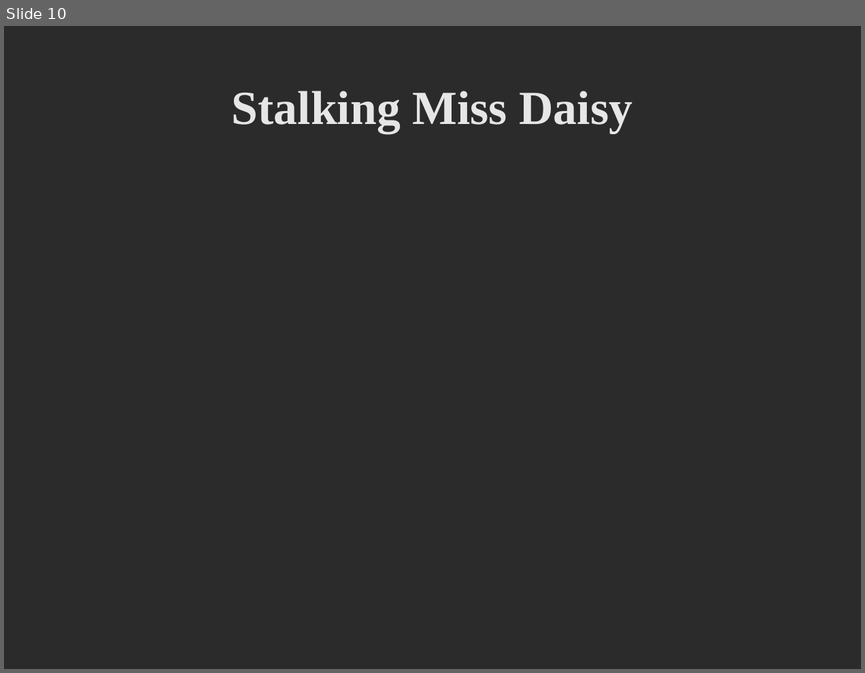
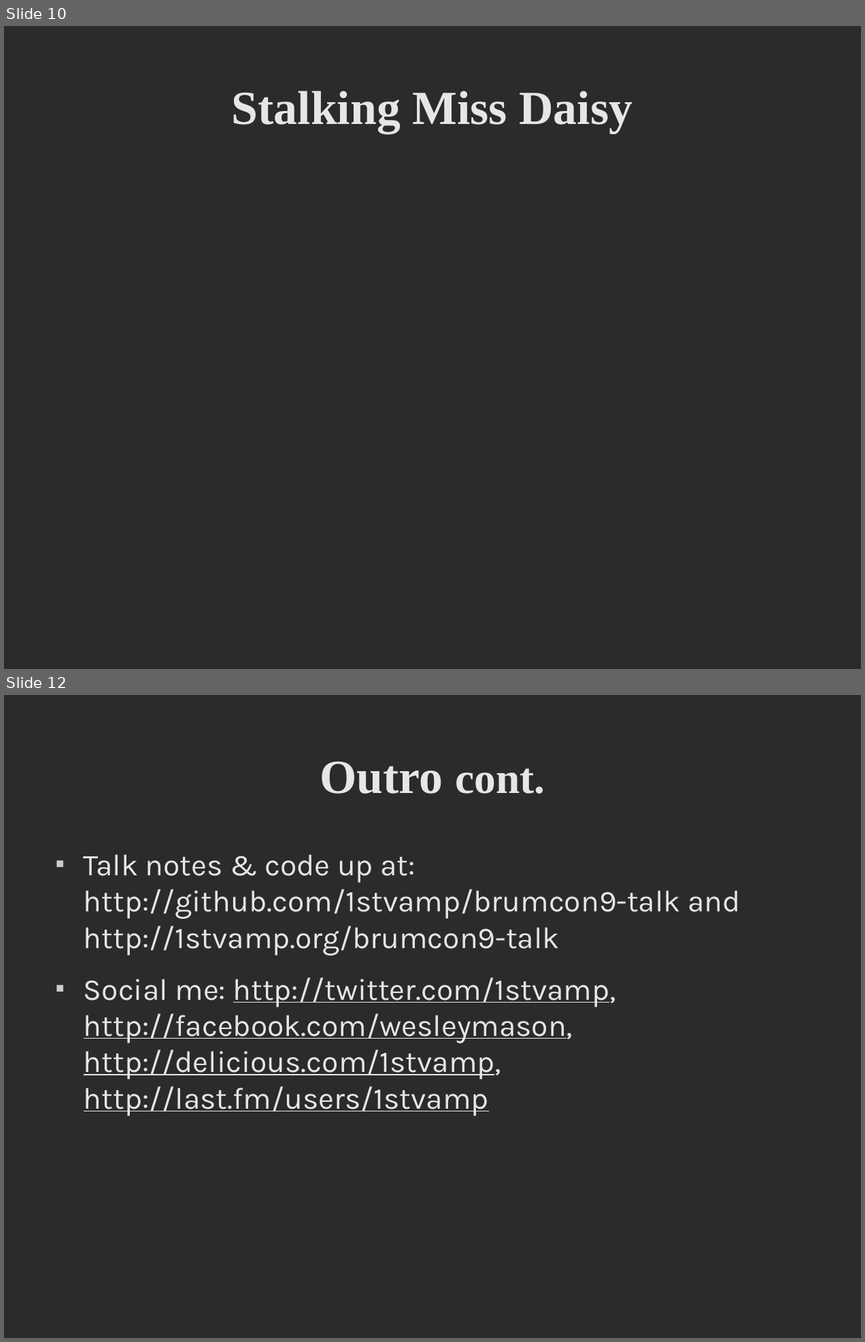
Before and after one commit to 1stvamp/brumcon9-talk, a slide deck: friendme.odp. Shown one above the other, each under a label of ours: slide 10 before the commit, slides 10 and 12 after it; the slides between them are not shown. The pictures are 865x673 and 865x1342 pixels, drawn with LibreOffice and Linux fonts; fonts in the diff are those of the drawing; background and template pictures are left out; a plain dark background stands for a picture behind light text. Boxes give left, top, right and bottom in pixels: in the first picture for what was removed or moved away, otherwise in the second. Text is boxed around its words. In the diff, an @@ line names an element or a change of style, - is before the commit and + after.

```diff
--- a/friendme.odp
+++ b/friendme.odp
@@ slide 12 added at bbox=[4, 695, 861, 1338], background picture (left out) @@
@@ title added at bbox=[320, 761, 545, 794], 44 pt, text #E6E6E6, bold @@
+Outro cont.
@@ text added at bbox=[84, 854, 740, 1116], 28 pt, text #E6E6E6, underline @@
+■ Talk notes & code up at: http://github.com/1stvamp/brumcon9-talk and http://1stvamp.org/brumcon9-talk
+■ Social me: http://twitter.com/1stvamp, http://facebook.com/wesleymason, http://delicious.com/1stvamp, http://last.fm/users/1stvamp
```
Also in this commit, not shown: 8 slides changed, 1 other slide added, 1 slide removed.
